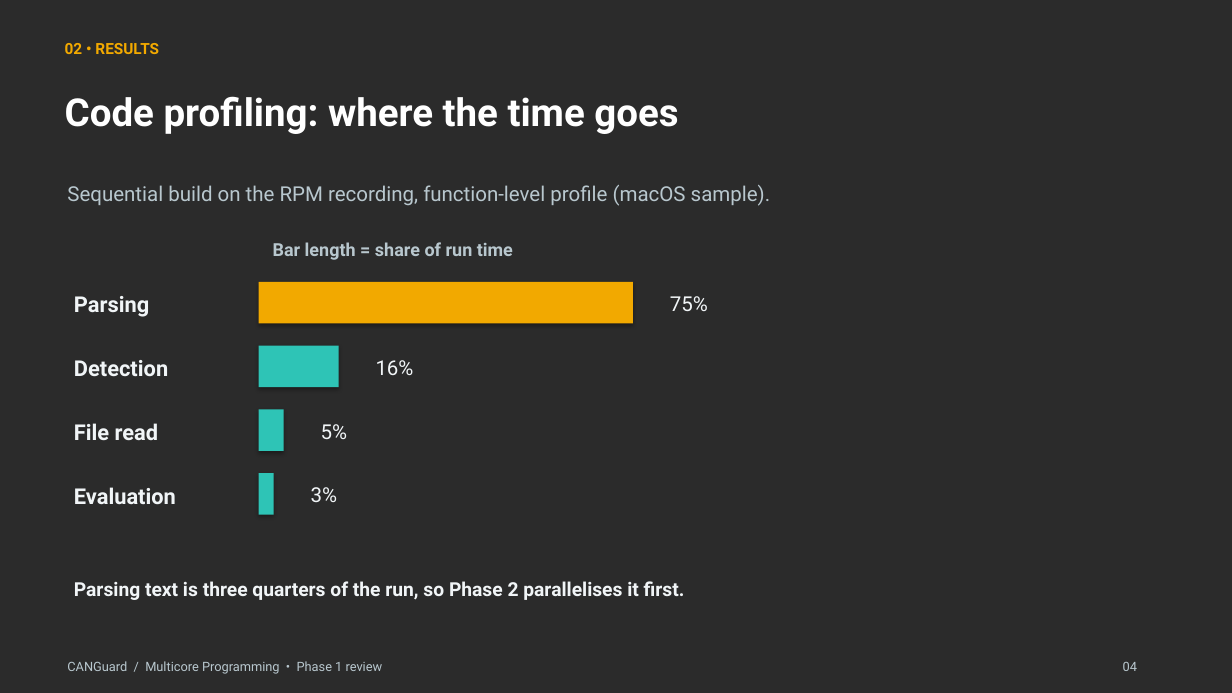
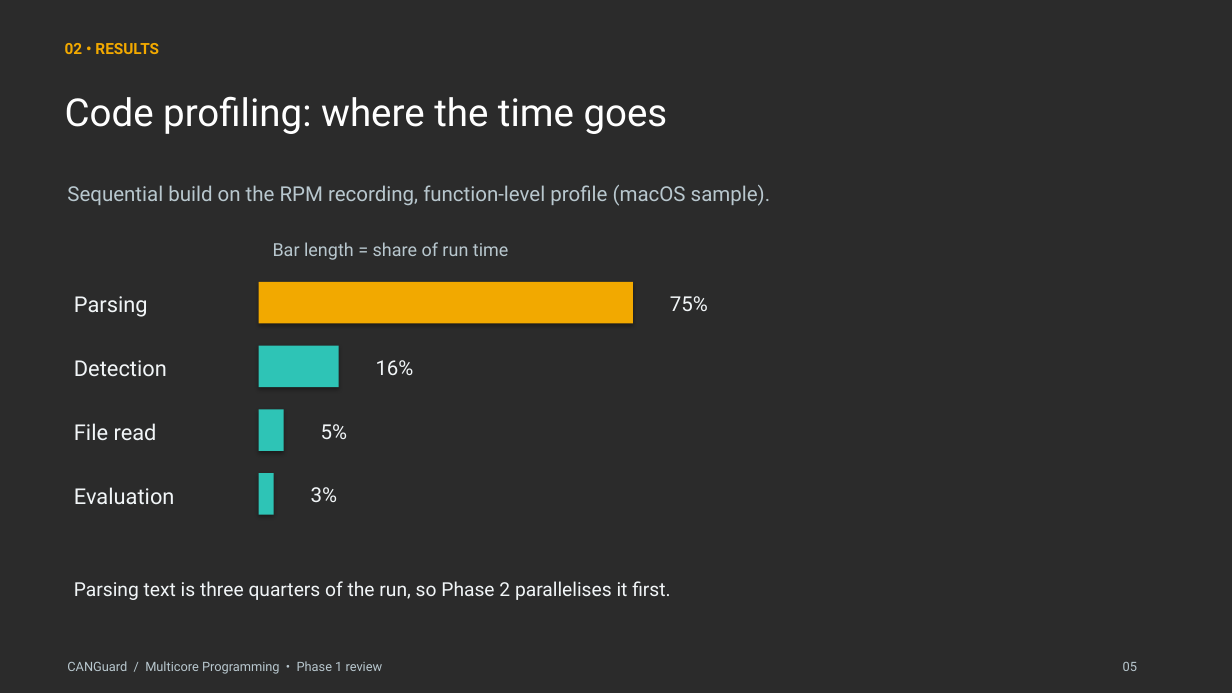
Before and after one commit to TaniaGirish12/CANGuard, a slide deck: slide 5 of docs/MCP_Presentation_vehicle.pptx (slide 4 before the commit). Drawn at 1232x693 pixels with LibreOffice and Linux fonts; fonts in the diff are those of the drawing; background and template pictures are left out; a plain dark background stands for a picture behind light text. Boxes give left, top, right and bottom in pixels: in the first picture for what was removed or moved away, otherwise in the second. Text is boxed around its words. In the diff, an @@ line names an element or a change of style, - is before the commit and + after.

```diff
--- a/docs/MCP_Presentation_vehicle.pptx
+++ b/docs/MCP_Presentation_vehicle.pptx
@@ bold off in 7 elements at <box>65,96,668,134</box>, <box>74,296,148,317</box>, <box>74,360,167,376</box>, <box>74,423,157,440</box>, <box>74,487,175,504</box>, <box>74,581,670,600</box>, <box>273,242,509,260</box> @@
@@ text at <box>1123,662,1137,671</box>: text changed @@
-04
+05
```
Also in this commit, not shown: 5 other slides changed, 1 slide added.
